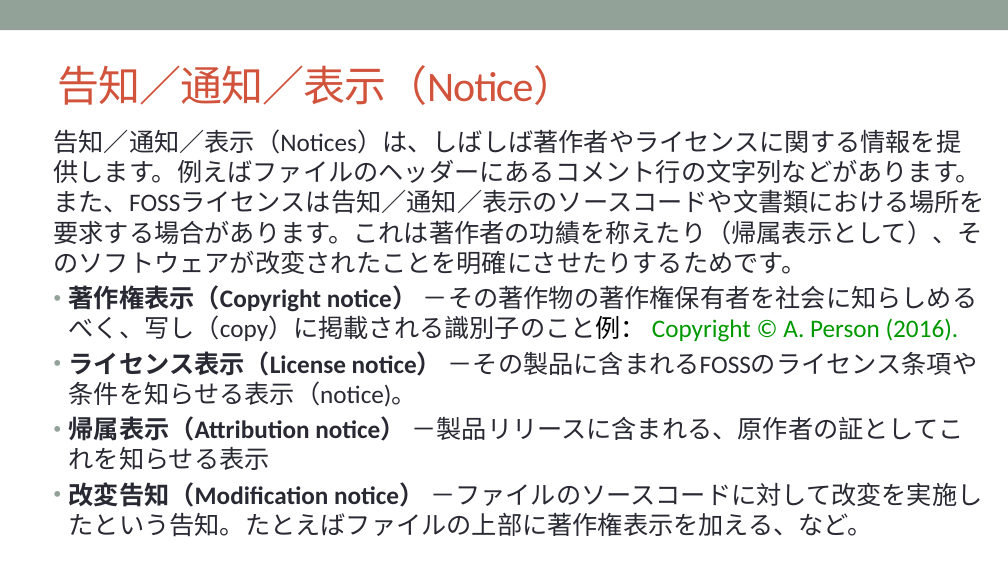
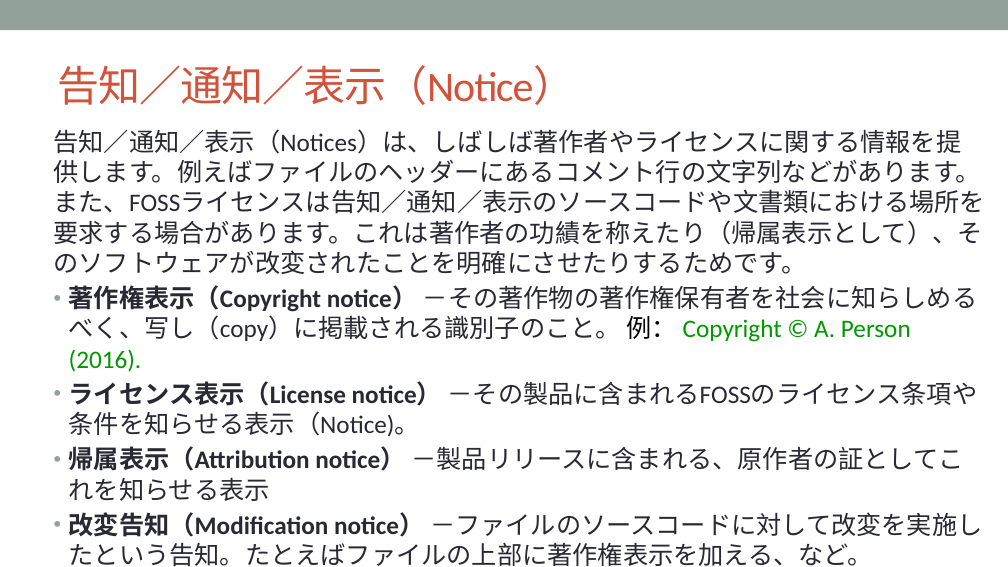
Before and after one commit to OpenChain-Project/Curriculum-Translation-JP, a slide deck: slide 19 of target/openchain-curriculum-release-2.pptx. Drawn at 1008x567 pixels with LibreOffice and Linux fonts; fonts in the diff are those of the drawing; background and template pictures are left out. Boxes give left, top, right and bottom in pixels: in the first picture for what was removed or moved away, otherwise in the second. Text is boxed around its words. In the diff, an @@ line names an element or a change of style, - is before the commit and + after.

```diff
--- a/target/openchain-curriculum-release-2.pptx
+++ b/target/openchain-curriculum-release-2.pptx
@@ text at (x1=69, y1=285, x2=977, y2=437): text changed @@
-• 著作権表示（Copyright notice） －その著作物の著作権保有者を社会に知らしめるべく、写し（copy）に掲載される識別子のこと例： Copyright © A. Person (2016).
-• ライセンス表示（License notice） －その製品に含まれるFOSSのライセンス条項や条件を知らせる表示（notice)。
+• 著作権表示（Copyright notice） －その著作物の著作権保有者を社会に知らしめるべく、写し（copy）に掲載される識別子のこと。 例： Copyright © A. Person (2016).
+• ライセンス表示（License notice） －その製品に含まれるFOSSのライセンス条項や条件を知らせる表示（Notice)。
```
Also in this commit, not shown: 38 other slides changed, 6 other files.
